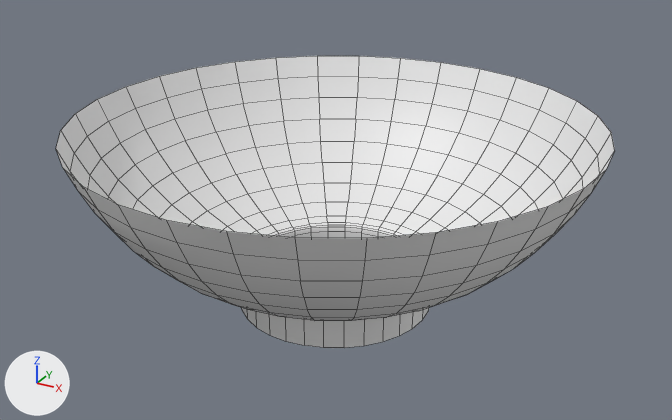
The OBJ model PadForge.App/3DModels/DualSense/White/RightStickClick.obj: old version first, new version second.
Camera for both pictures: a camera (50 mm lens) standing at (44.5, -34.3, -5.0) and looking at (25.5, 0.3, -22.2). Arrows for +X, +Y and +Z are at lower left; the lights stay in place. The first picture is the older version. Mesh edges are drawn as thin lines. Where no turn or scale is listed for an object, it has been applied to the vertices.

The first picture shows 'RightStickClick'.
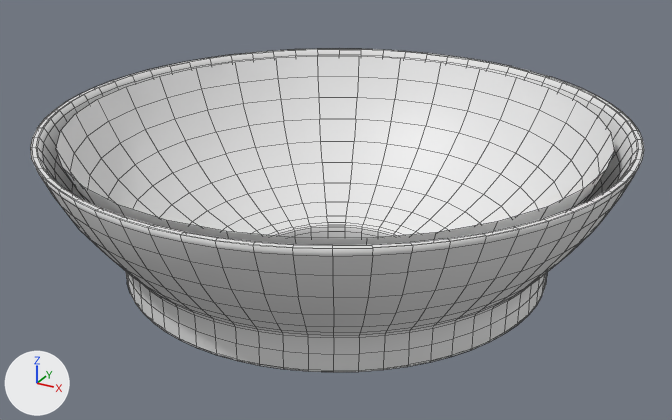
Location of each change, (x1, y1, x2, y2) in pixels of the pictures (672 x 420 px):
```json
{"object": "RightStickClick", "change": "reshaped", "before": [56, 56, 615, 348], "after": [30, 48, 644, 372], "on screen": "10% wider, 11% taller"}
{"part": 1, "of": "me_rightstickclick", "change": "added", "after": [30, 48, 644, 372]}
```

Edits to the scene script, one JSON object a line:
```json
{"block": "me_rightstickclick", "where": "# used by ob_rightstickclick; location = (0.0, 0.0, 0.0)"}
{"op": "remove", "block": "me_rightstickclick", "code": "me_rightstickclick.from_pydata(...)  # 448 vertices, 416 faces; spans x 13.7..37.4, y -11.8..12.0, z -26.7..-18.0"}
{"op": "add", "block": "me_rightstickclick", "code": "me_rightstickclick.from_pydata(...)  # 2496 vertices, 2464 faces; spans x 12.6..38.5, y -12.7..13.2, z -26.7..-17.9"}
{"block": "me_rightstickclick", "change": "me_rightstickclick part 1: a new loose piece of 2048 vertices spanning x 12.6..38.5, y -12.7..13.2, z -24.7..-17.9"}
```
